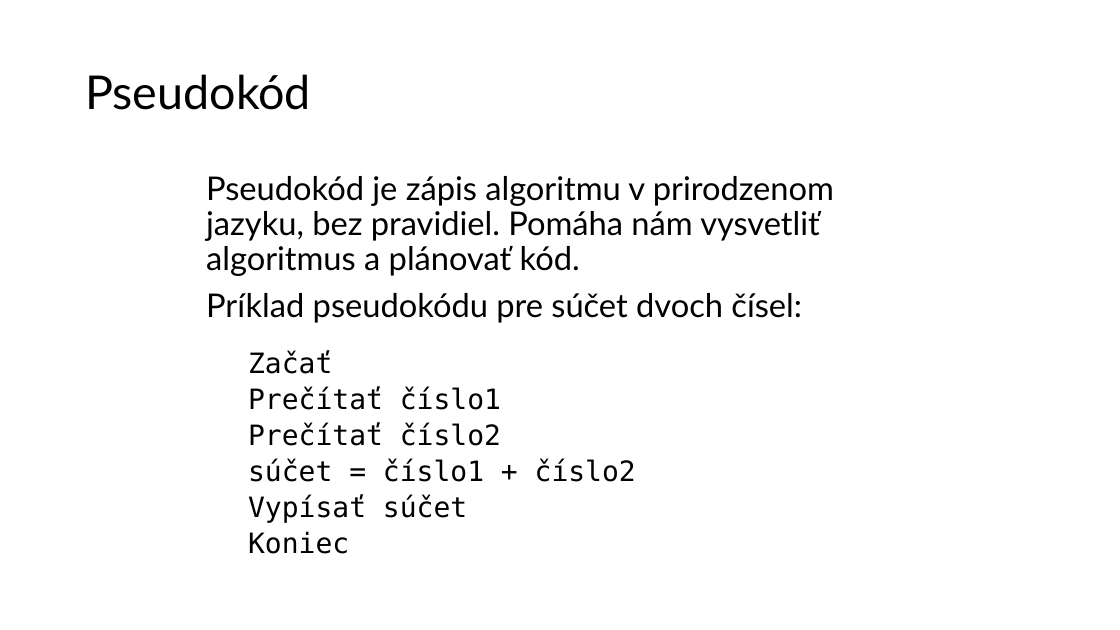
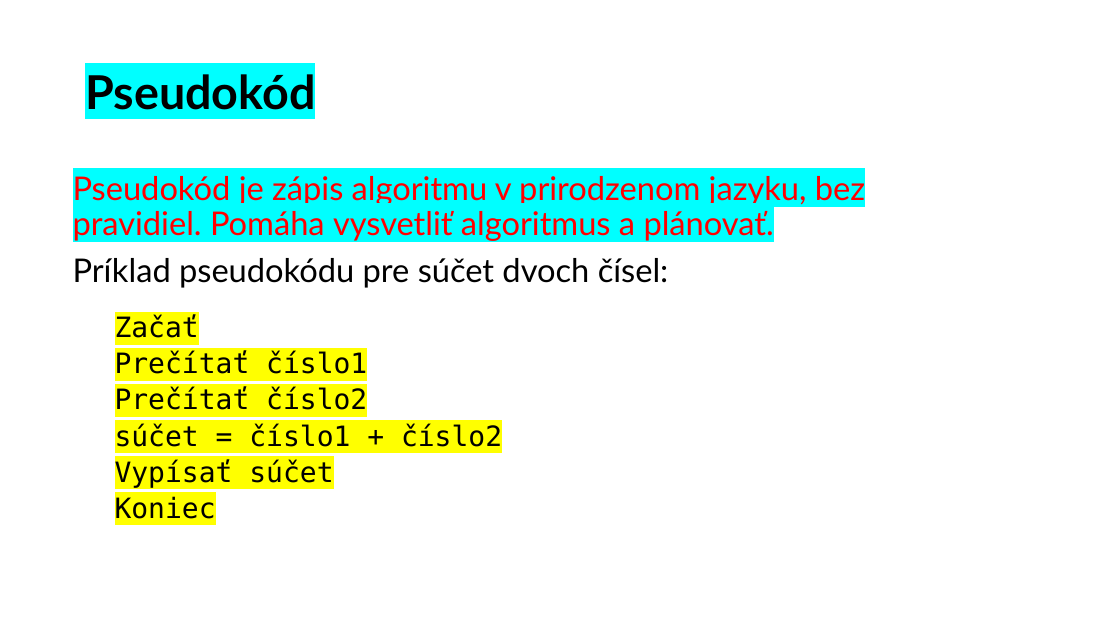
Before and after one commit to wagjo/oop, a slide deck: slide 9 of prezentacie/c01w.pptx (slide 11 before the commit). Drawn at 1120x630 pixels with LibreOffice and Linux fonts; fonts in the diff are those of the drawing. Boxes give left, top, right and bottom in pixels: in the first picture for what was removed or moved away, otherwise in the second. Text is boxed around its words. In the diff, an @@ line names an element or a change of style, - is before the commit and + after.

```diff
--- a/prezentacie/c01w.pptx
+++ b/prezentacie/c01w.pptx
@@ title "Pseudokód" at [85,74,315,110]: highlight none to #00FFFF, bold on @@
@@ text "Pseudokód je zápis algoritmu v ...": place and size @@
-text "Pseudokód je zápis algoritmu v ..." at [206,176,834,554]
+text "Pseudokód je zápis algoritmu v ..." at [73,176,865,519]
@@ text at [73,176,865,241]: text changed; text colour #000000 to #FF0000 @@
-Pseudokód je zápis algoritmu v prirodzenom jazyku, bez pravidiel. Pomáha nám vysvetliť algoritmus a plánovať kód.
+Pseudokód je zápis algoritmu v prirodzenom jazyku, bez pravidiel. Pomáha vysvetliť algoritmus a plánovať.
@@ text at [115,315,502,519]: highlight none to #FFFF00 in "Začať", "Prečítať číslo1", "Prečítať číslo2", "súčet = číslo1 + číslo2" and 2 more places @@
```
Also in this commit, not shown: 6 other slides changed, 1 slide added, 1 other file.
